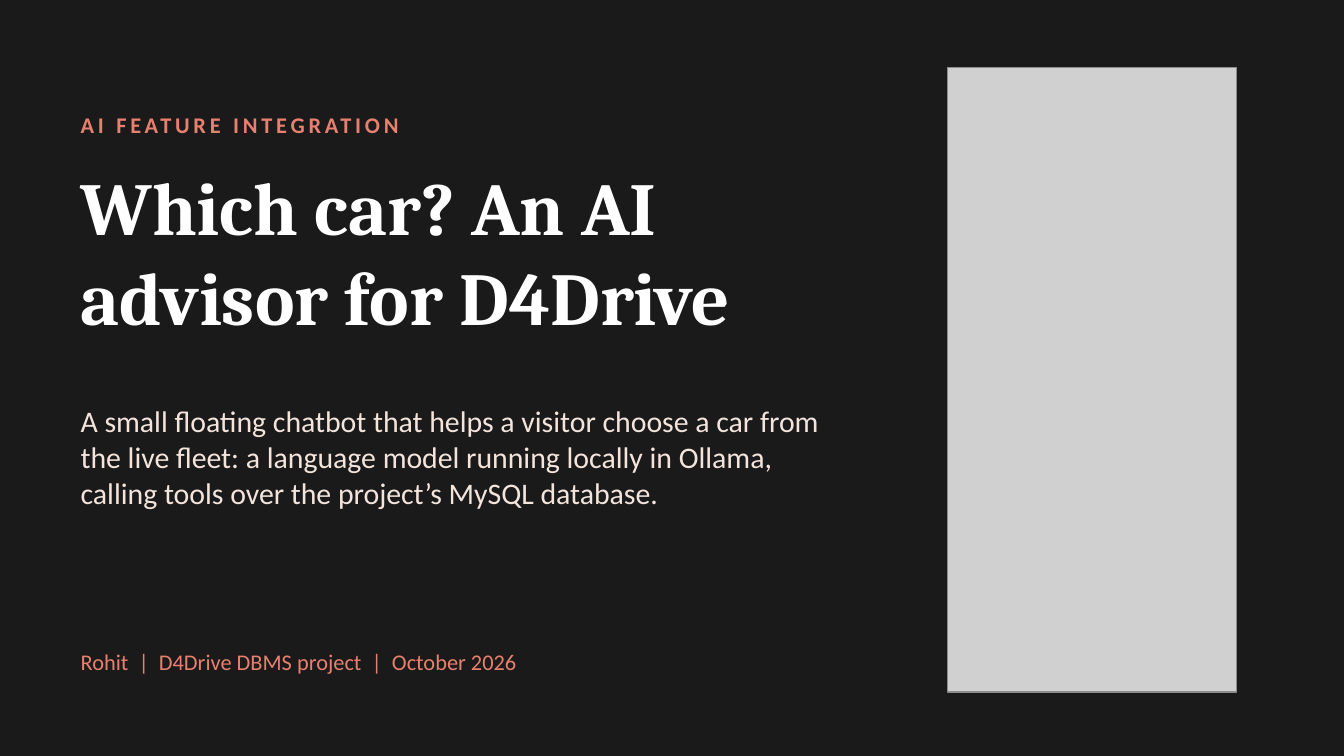
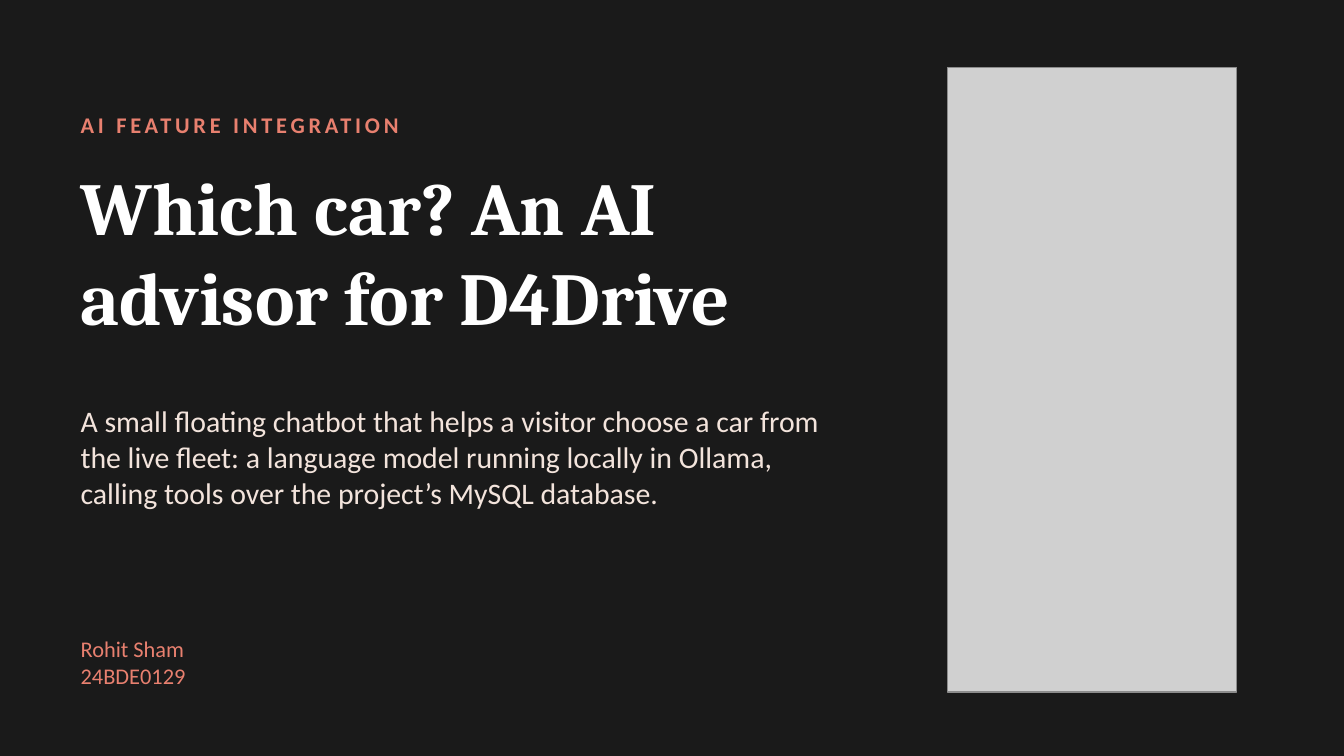
Before and after one commit to vrrroro/D4Drive, a slide deck: slide 1 of docs/presentation/D4Drive-AI-Car-Advisor.pptx. Drawn at 1344x756 pixels with LibreOffice and Linux fonts; fonts in the diff are those of the drawing; grey boxes stand for pictures. Boxes give left, top, right and bottom in pixels: in the first picture for what was removed or moved away, otherwise in the second. Text is boxed around its words. In the diff, an @@ line names an element or a change of style, - is before the commit and + after.

Commit message:
docs: the deck's byline is Rohit Sham, 24BDE0129

```diff
--- a/docs/presentation/D4Drive-AI-Car-Advisor.pptx
+++ b/docs/presentation/D4Drive-AI-Car-Advisor.pptx
@@ text at <box>81,641,186,684</box>: text changed @@
-Rohit | D4Drive DBMS project | October 2026
+Rohit Sham
+24BDE0129
```
